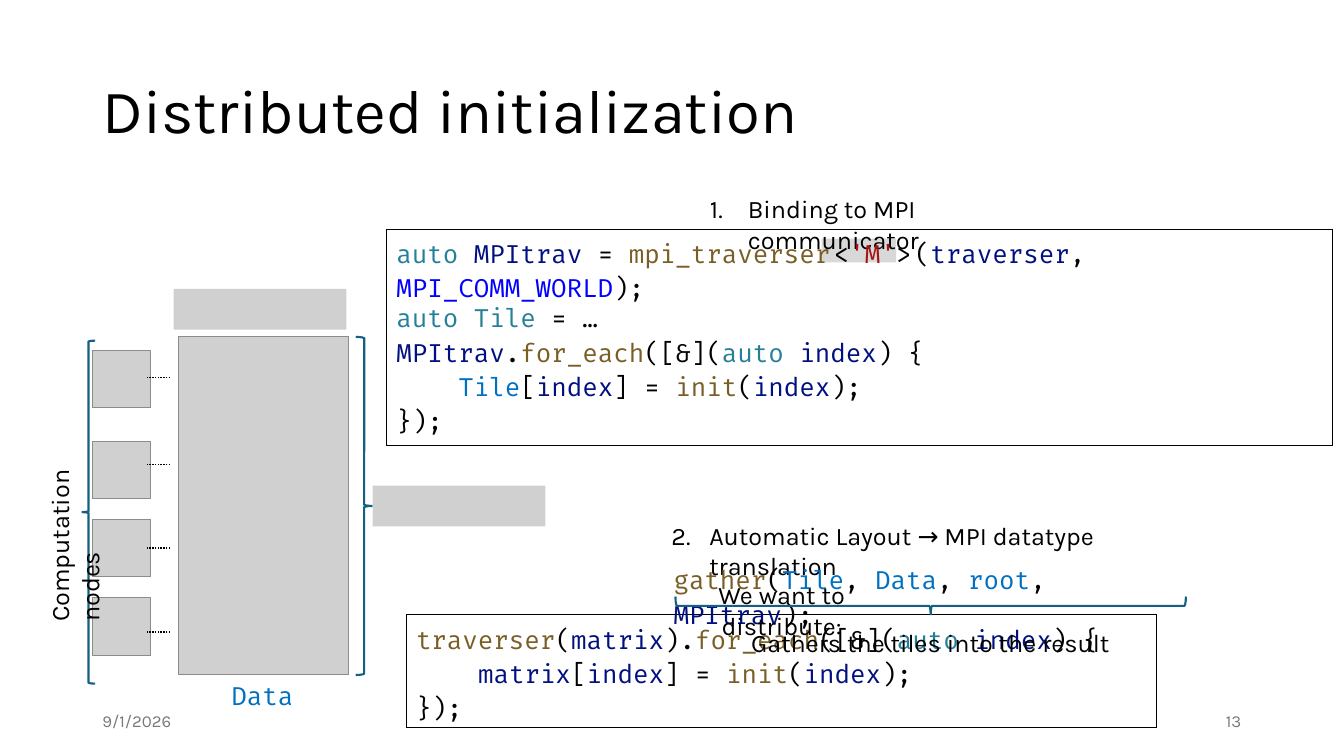
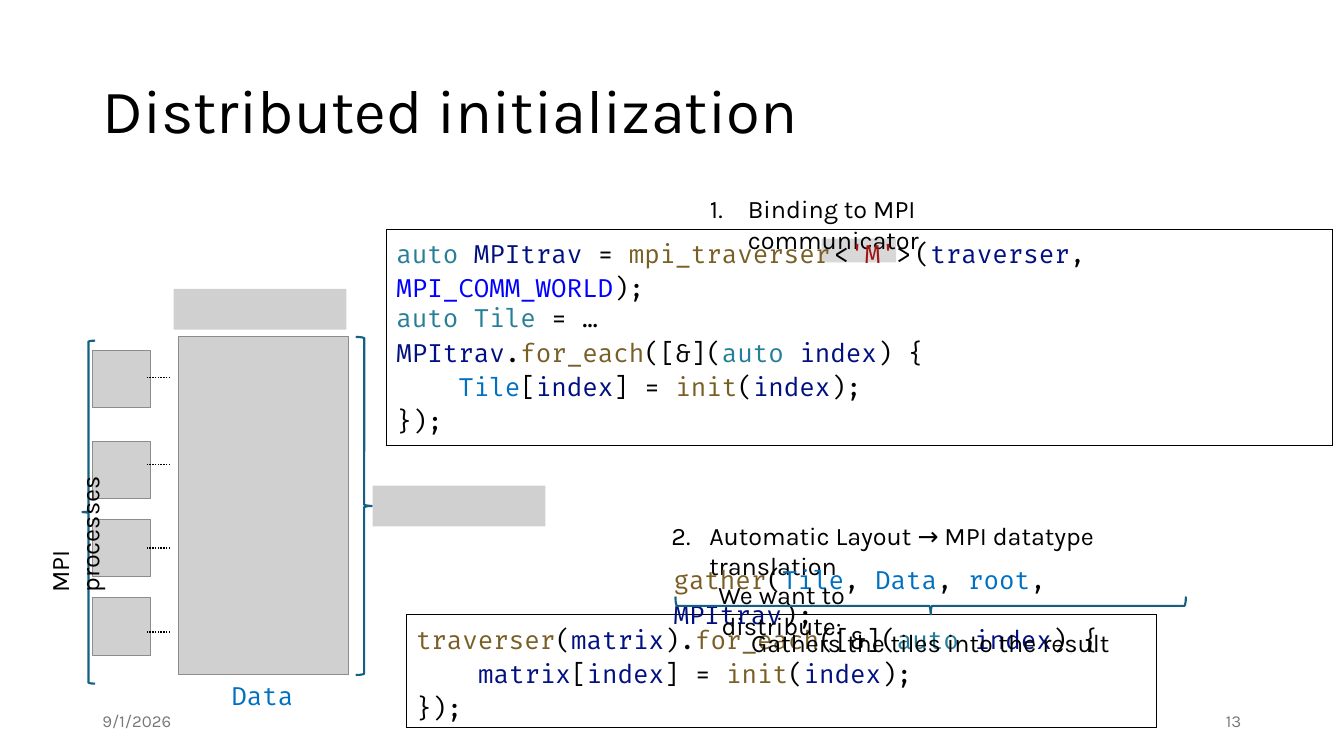
Before and after one commit to jiriklepl/phd-thesis, a slide deck: slide 13 of slides/Optimizing Memory Layouts and Traversal Orders in High-Performance Computing.pptx. Drawn at 1344x756 pixels with LibreOffice and Linux fonts; fonts in the diff are those of the drawing; grey boxes stand for pictures. Boxes give left, top, right and bottom in pixels: in the first picture for what was removed or moved away, otherwise in the second. Text is boxed around its words. In the diff, an @@ line names an element or a change of style, - is before the commit and + after.

```diff
--- a/slides/Optimizing Memory Layouts and Traversal Orders in High-Performance Computing.pptx
+++ b/slides/Optimizing Memory Layouts and Traversal Orders in High-Performance Computing.pptx
@@ text at <box>43,487,106,590</box>: text changed @@
-Computation nodes
+MPI processes
```
Also in this commit, not shown: 9 other slides changed, 1 slide removed.
